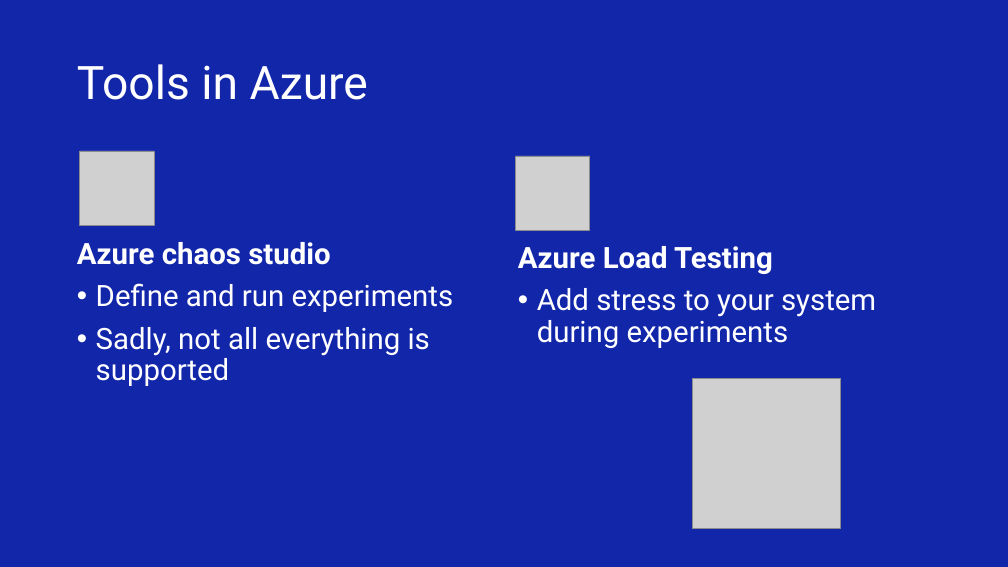
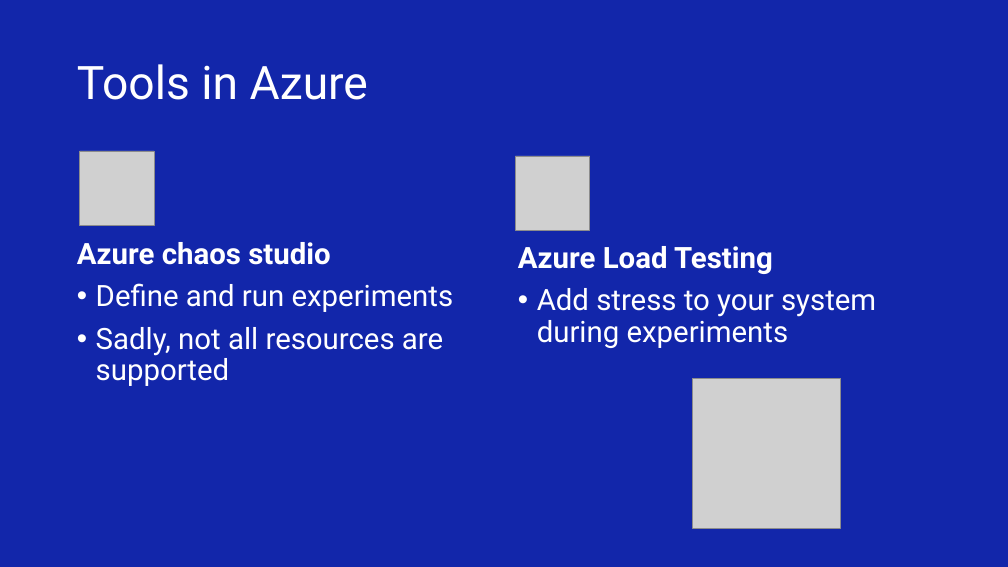
Before and after one commit to marti901/thrive-in-chaos, a slide deck: slide 21 of Thrive in chaos(chaos engineering).pptx. Drawn at 1008x567 pixels with LibreOffice and Linux fonts; fonts in the diff are those of the drawing; grey boxes stand for pictures; background and template pictures are left out. Boxes give left, top, right and bottom in pixels: in the first picture for what was removed or moved away, otherwise in the second. Text is boxed around its words. In the diff, an @@ line names an element or a change of style, - is before the commit and + after.

Commit message:
Small update of the slides

```diff
--- a/Thrive in chaos(chaos engineering).pptx
+++ b/Thrive in chaos(chaos engineering).pptx
@@ text at (96,327,443,386): text changed @@
-• Sadly, not all everything is supported
+• Sadly, not all resources are supported
```
Also in this commit, not shown: 1 other slide changed.
